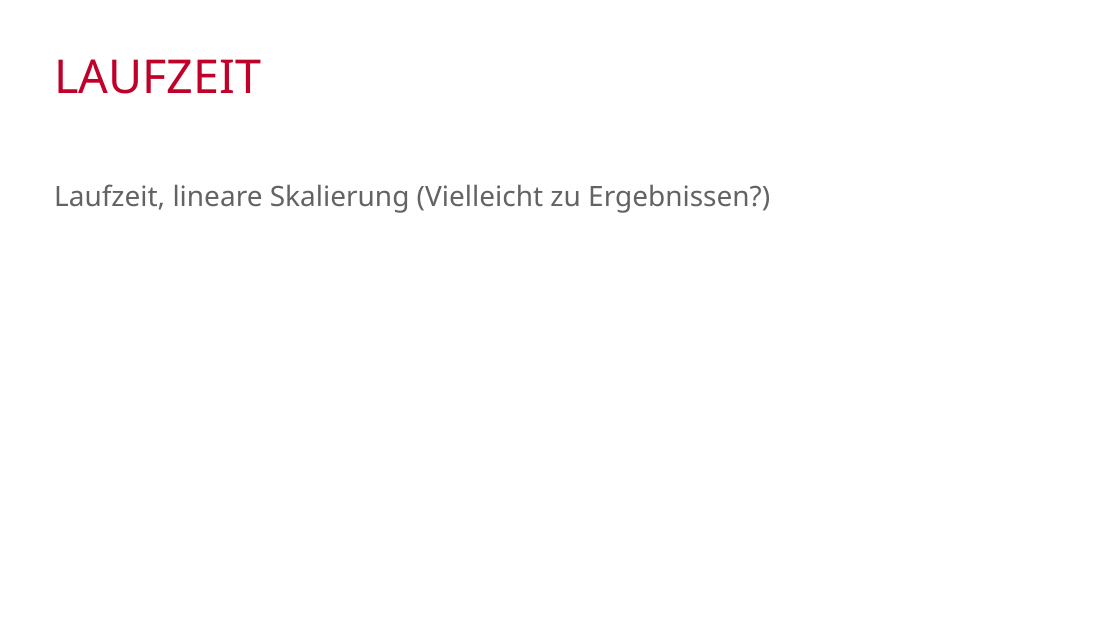
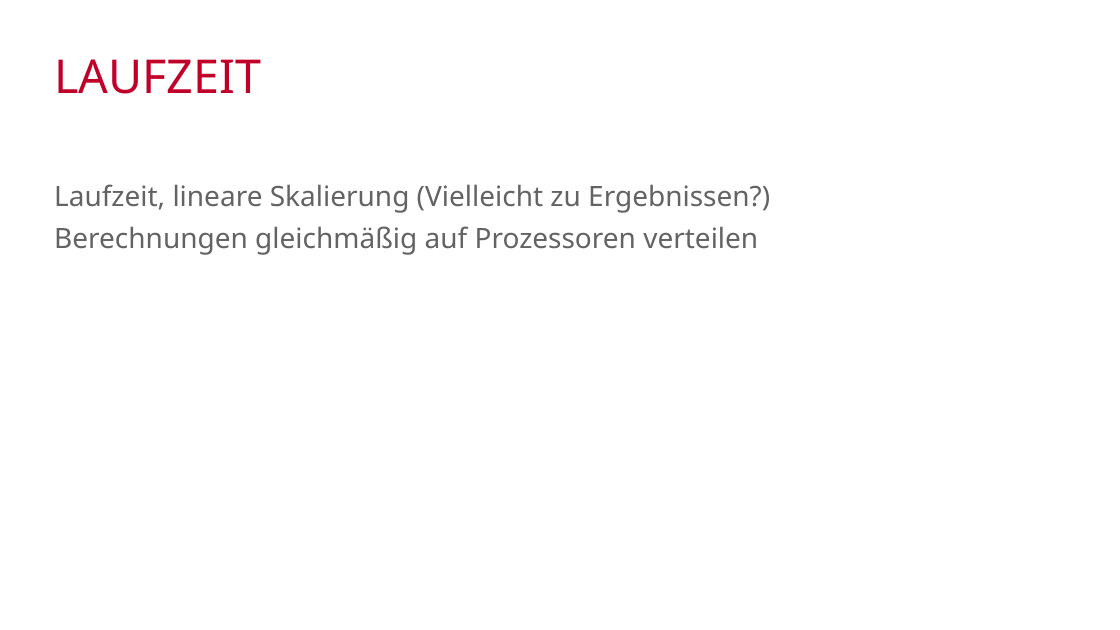
Before and after one commit to mawehl/BigData, a slide deck: slide 22 of CloudBurst_Wehle.pptx (slide 19 before the commit). Drawn at 1120x630 pixels with LibreOffice and Linux fonts; fonts in the diff are those of the drawing; background and template pictures are left out. Boxes give left, top, right and bottom in pixels: in the first picture for what was removed or moved away, otherwise in the second. Text is boxed around its words. In the diff, an @@ line names an element or a change of style, - is before the commit and + after.

```diff
--- a/CloudBurst_Wehle.pptx
+++ b/CloudBurst_Wehle.pptx
@@ subtitle at <box>54,226,758,255</box>: paragraph added @@
+Berechnungen gleichmäßig auf Prozessoren verteilen
```
Also in this commit, not shown: 11 other slides changed, 3 slides added.
